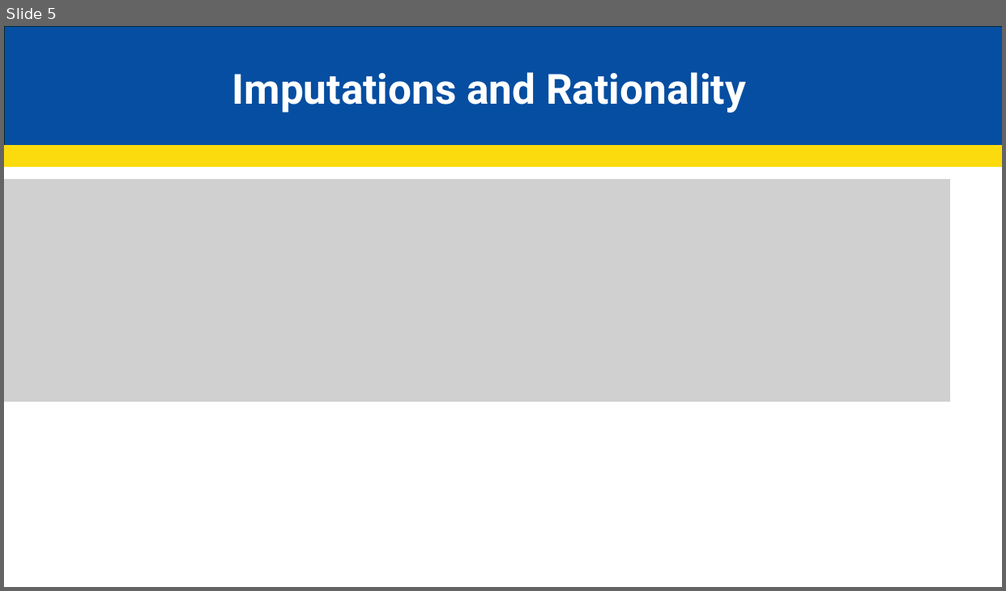
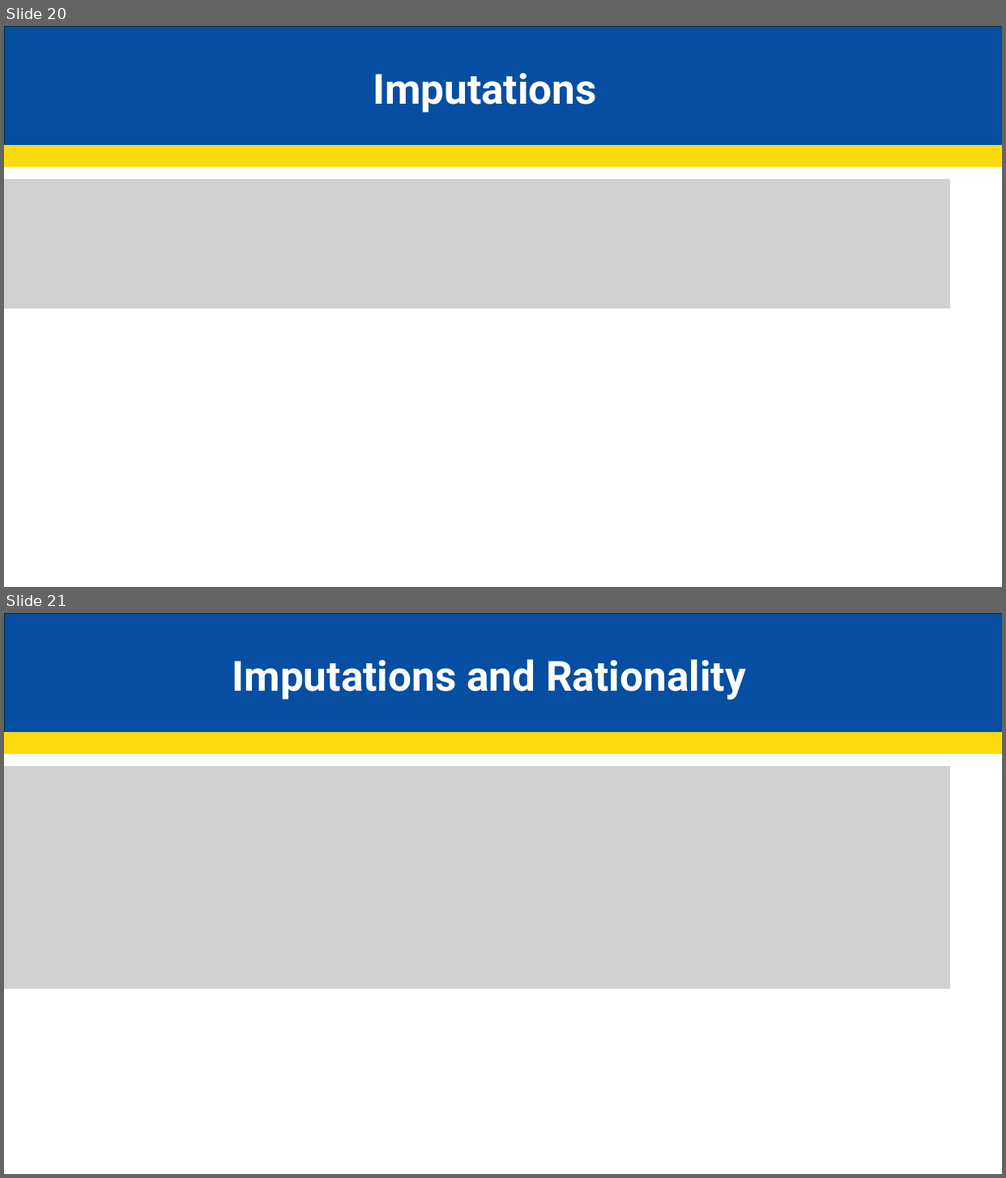
Before and after one commit to JakeCisc210/Candidacy, a slide deck: Reading Course/Presentations/Control Theory Part 1.pptx. Shown one above the other, each under a label of ours: slide 5 before the commit, slides 20 and 21 after it. The pictures are 1006x591 and 1006x1178 pixels, drawn with LibreOffice and Linux fonts; fonts in the diff are those of the drawing; grey boxes stand for pictures. Boxes give left, top, right and bottom in pixels: in the first picture for what was removed or moved away, otherwise in the second. Text is boxed around its words. In the diff, an @@ line names an element or a change of style, - is before the commit and + after.

```diff
--- a/Reading Course/Presentations/Control Theory Part 1.pptx
+++ b/Reading Course/Presentations/Control Theory Part 1.pptx
@@ slide 20 added at <box>4,26,1002,587</box>, background #FFFFFF @@
@@ rectangle added at <box>5,26,1002,146</box>, fill #064EA1, outline #092A39 1.5 pt @@
@@ text added at <box>373,73,597,113</box>, 40 pt, text #FFFFFF, bold @@
+Imputations
@@ rectangle added at <box>4,146,1002,166</box>, fill #FBDB0E, outline #FBDB0E 1.5 pt @@
@@ picture added at <box>4,179,950,309</box> @@
@@ what was slide 5 is now slide 21 @@
```
Also in this commit, not shown: 2 slides changed, 17 other slides added, 2 slides removed.
